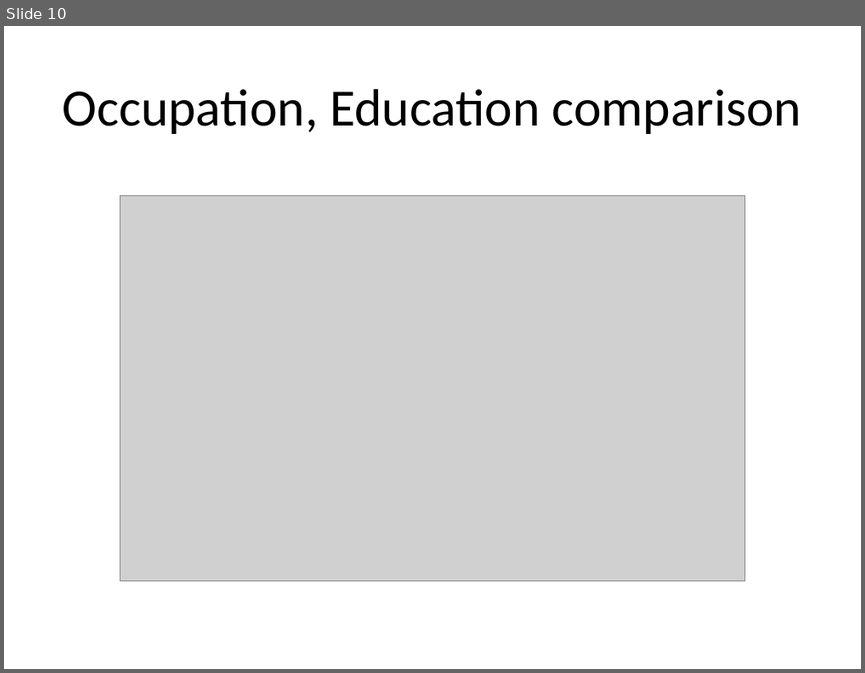
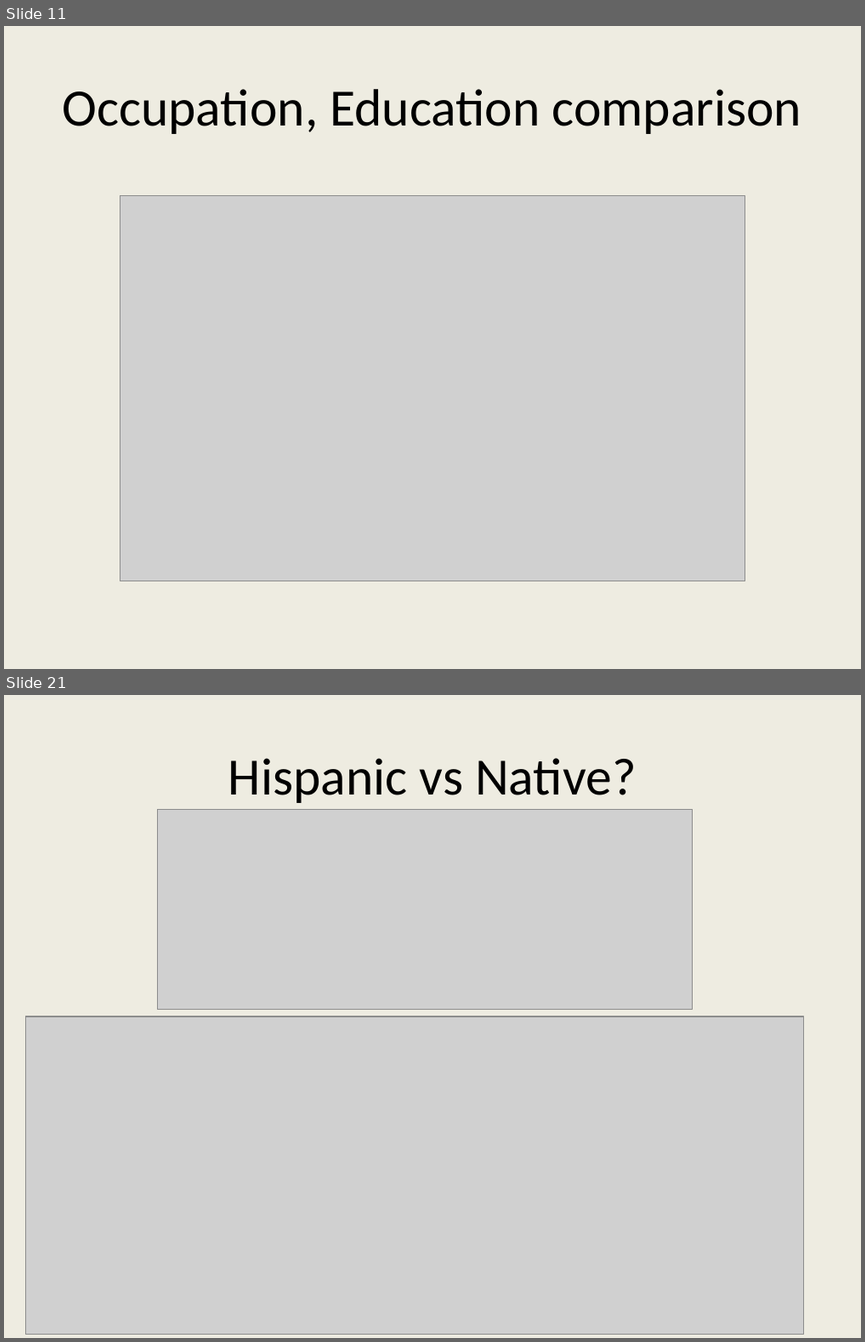
Before and after one commit to ishgupta/National-Longitudinal-Mortality-Study-, a slide deck: output/Suicidal Catalysts.pptx. Shown one above the other, each under a label of ours: slide 10 before the commit, slides 11 and 21 after it; the slides between them are not shown. The pictures are 865x673 and 865x1342 pixels, drawn with LibreOffice and Linux fonts; fonts in the diff are those of the drawing; grey boxes stand for pictures. Boxes give left, top, right and bottom in pixels: in the first picture for what was removed or moved away, otherwise in the second. Text is boxed around its words. In the diff, an @@ line names an element or a change of style, - is before the commit and + after.

```diff
--- a/output/Suicidal Catalysts.pptx
+++ b/output/Suicidal Catalysts.pptx
@@ slide 21 added at box(4, 695, 861, 1338), background #EEECE1 @@
@@ title added at box(228, 758, 636, 803), 44 pt, text #000000 @@
+Hispanic vs Native?
@@ picture added at box(157, 809, 692, 1009) @@
@@ picture added at box(25, 1016, 803, 1333) @@
@@ what was slide 10 is now slide 11 @@
@@ slide 11 changed as well @@
@@ background #FFFFFF to #EEECE1 @@
```
Also in this commit, not shown: 7 other slides changed, 15 other slides added, 3 slides removed, 1 other file.
